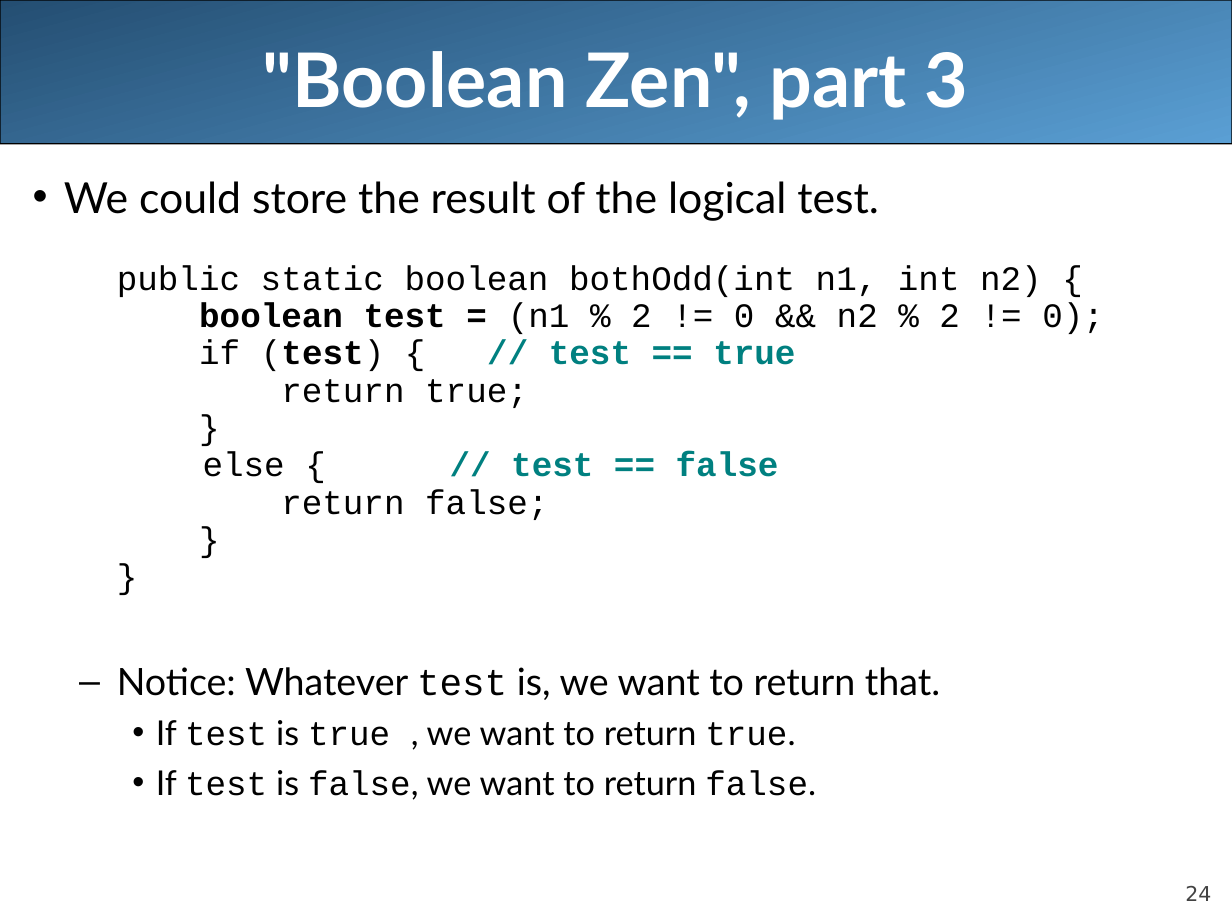
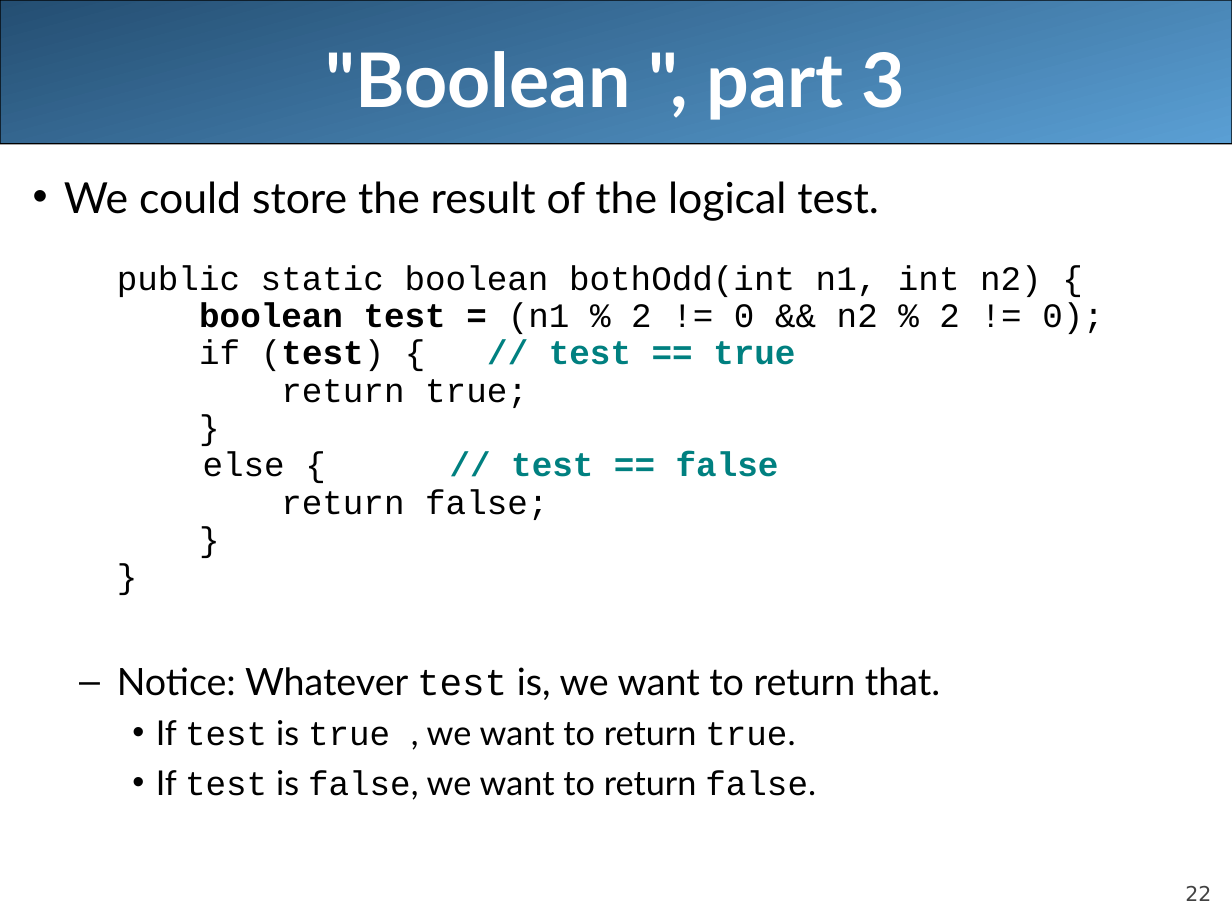
Before and after one commit to pinglee0/unit3, a slide deck: slide 22 of lecture8.ppt (slide 24 before the commit). Drawn at 1232x924 pixels with LibreOffice and Linux fonts; fonts in the diff are those of the drawing. Boxes give left, top, right and bottom in pixels: in the first picture for what was removed or moved away, otherwise in the second. Text is boxed around its words. In the diff, an @@ line names an element or a change of style, - is before the commit and + after.

```diff
--- a/lecture8.ppt
+++ b/lecture8.ppt
@@ title at (326, 51, 906, 120): text changed @@
-"Boolean Zen", part 3
+"Boolean ", part 3
@@ page number at (1185, 886, 1211, 901): text changed @@
-24
+22
```
Also in this commit, not shown: 8 other slides changed, 4 slides removed, 10 other files.
